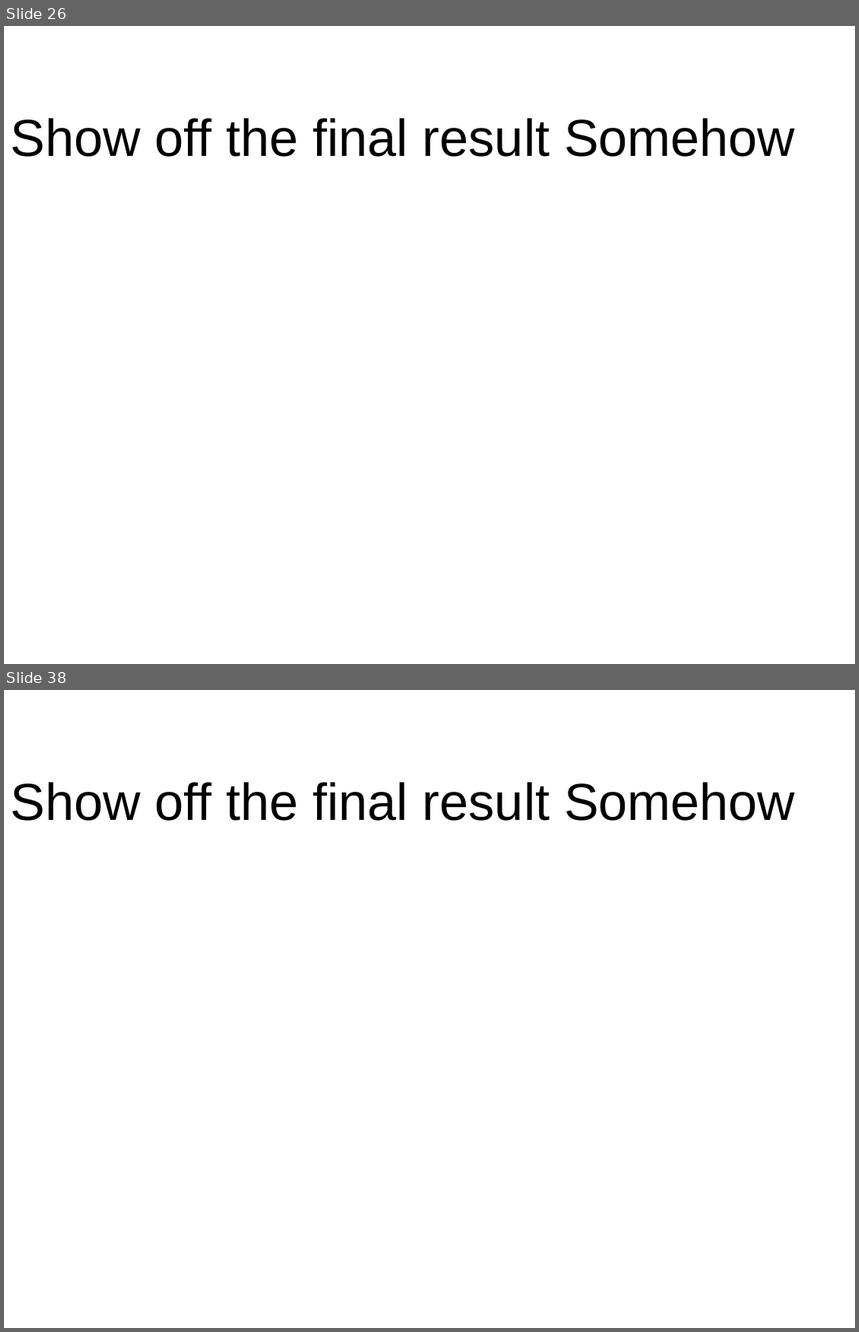
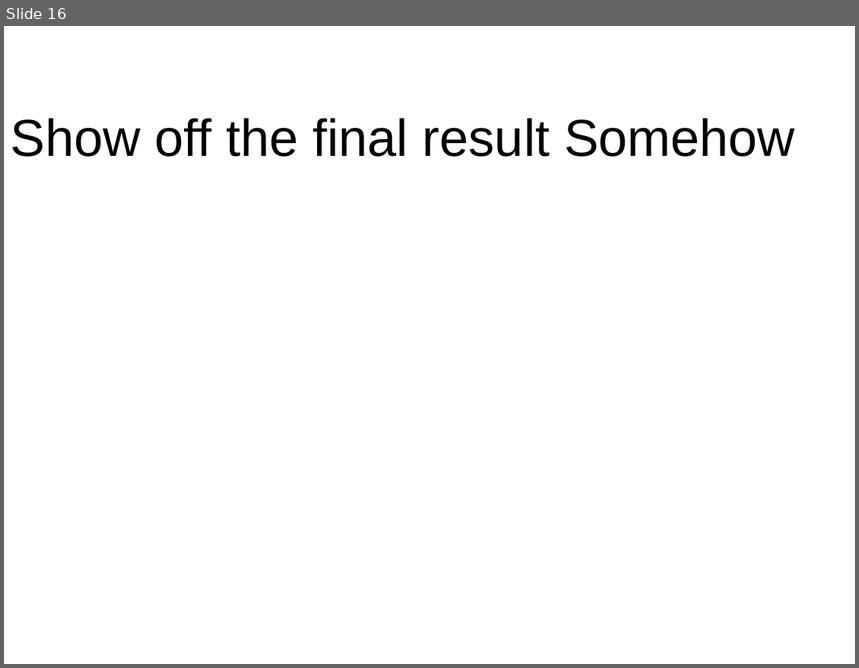
Before and after one commit to shug0131/eudraCT, a slide deck: documentation/Eudract Project Stats Leads.pptx. Shown one above the other, each under a label of ours: slides 26 and 38 before the commit, slide 16 after it; the slides between them are not shown. The pictures are 859x1332 and 859x668 pixels, drawn with LibreOffice and Linux fonts; fonts in the diff are those of the drawing; background and template pictures are left out. Boxes give left, top, right and bottom in pixels: in the first picture for what was removed or moved away, otherwise in the second. Text is boxed around its words. In the diff, an @@ line names an element or a change of style, - is before the commit and + after.

```diff
--- a/documentation/Eudract Project Stats Leads.pptx
+++ b/documentation/Eudract Project Stats Leads.pptx
@@ slide 26 removed at bbox=[4, 26, 855, 664], background #FFFFFF @@
@@ text removed at bbox=[11, 118, 795, 157] @@
-Show off the final result Somehow
@@ what was slide 38 is now slide 16 @@
```
Also in this commit, not shown: 16 slides changed, 20 other slides removed, 39 other files.
